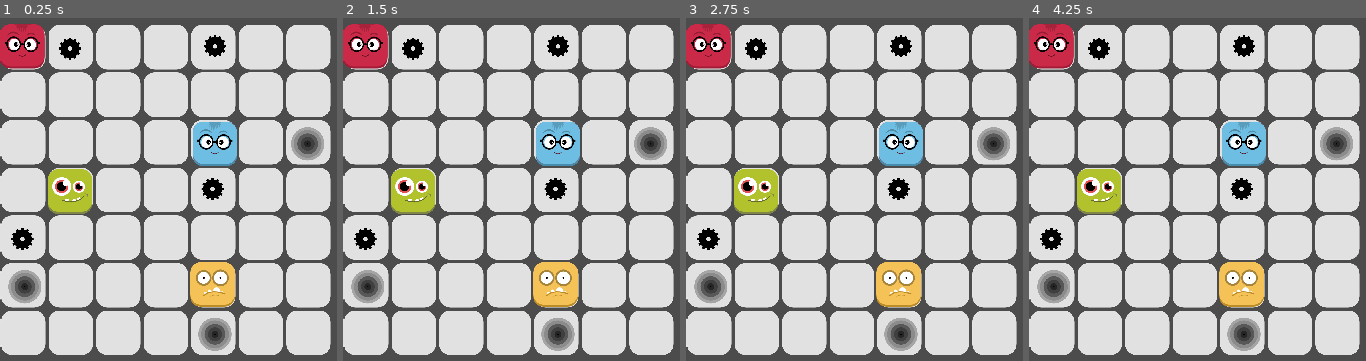
Above: before the commit, frames 1-4 (left to right).
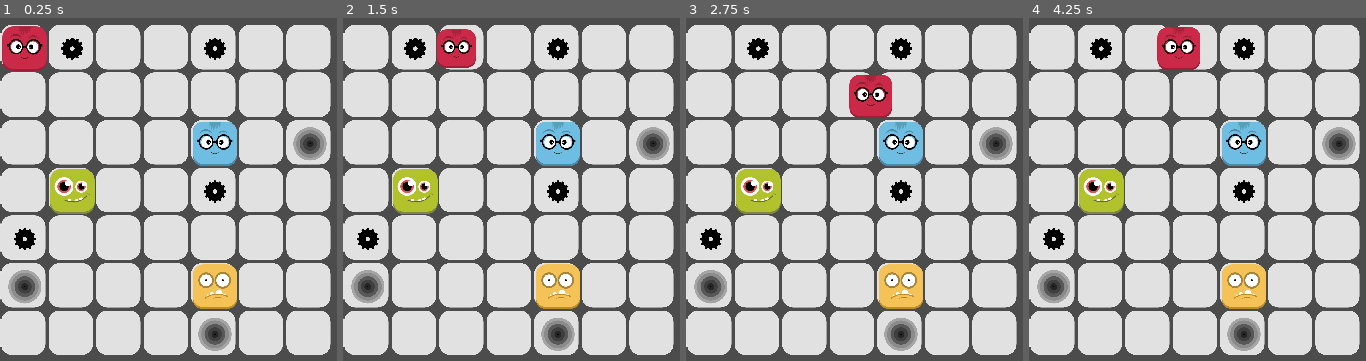
Above: after the commit, the same moments.

Repository: naatiq/ColorSplash
Game: Godot game, scene res://03 Levels/Demo.tscn
Two runs of this game, one before a commit and one after it. Both use one fixed random seed, a clock stepped at 60 frames per second and the inputs below.
Inputs:
- Up to frame 1 (0.25 s): no input
- Up to frame 2 (1.5 s): tap Enter at 0.5 s; hold D (right) 0.53-1.28 s; hold S (down) from 1.28 s (still down)
- Up to frame 3 (2.75 s): release S (down) at 2.03 s; hold D (right) from 2.03 s (still down)
- Up to frame 4 (4.25 s): release D (right) at 2.78 s; hold W (up) 2.78-3.53 s; hold A (left) from 3.53 s (still down)

The runs differ from the first frame. In frame 1, 3.1% of the frame differs, in the area x 0-98%, y 1-85%; in frame 2, 5.2%; in frame 3, 5.4%; in frame 4, 5.4%.

Commit message:
Setup basic Player movement

Diff:
--- /dev/null
+++ b/01 Characters/Player.gd
@@ -0,0 +1,69 @@
+extends Area2D
+
+#On Ready Var
+#Get the parent Grid
+onready var Grid = get_parent()
+
+func _ready():
+	pass
+
+func _process(delta):
+	var input_direction = get_input_direction()
+	if not input_direction:
+		return
+	update_look_direction(input_direction)
+
+	var target_position = Grid.request_move(self, input_direction)
+
+	if target_position:
+		move_to(target_position)
+	else:
+		bump()
+
+
+#used to get the direction of input based on player key press
+func get_input_direction():
+	if(Input.is_action_pressed('right')):
+		return Vector2(1.0,0)
+
+	if(Input.is_action_pressed('left')):
+		return Vector2(-1.0,0)
+
+	if(Input.is_action_pressed('up')):
+		return Vector2 (0,-1.0)
+
+	if(Input.is_action_pressed('down')):
+		return Vector2(0, 1.0)
+
+#used to update the direction of player based on movement direction
+func update_look_direction(direction):
+	## $Sprite.rotation =  direction.angle() + deg2rad(90)
+	pass
+
+func move_to(target_position):
+	set_process(false)
+	$AnimationPlayer.play("walk")
+
+	# Move the node to the target cell instantly,
+	# and animate the sprite moving from the start to the target cell
+	var move_direction = (target_position - position).normalized()
+
+	$Tween.interpolate_property(
+		self,"position",
+		position,target_position,
+		$AnimationPlayer.current_animation_length,
+		Tween.TRANS_LINEAR, Tween.EASE_IN)
+
+	$Tween.start()
+
+	# Stop the function execution until the animation finished
+	yield($AnimationPlayer, "animation_finished")
+
+	set_process(true)
+
+
+func bump():
+	set_process(false)
+	$AnimationPlayer.play("bump")
+	yield($AnimationPlayer, "animation_finished")
+	set_process(true)
--- a/01 Characters/Player.tscn
+++ b/01 Characters/Player.tscn
@@ -1,16 +1,54 @@
-[gd_scene load_steps=3 format=2]
+[gd_scene load_steps=6 format=2]
 
 [ext_resource path="res://04 Sprites/150x150/Player-Idle.png" type="Texture" id=1]
+[ext_resource path="res://01 Characters/Player.gd" type="Script" id=2]
+
+[sub_resource type="Animation" id=2]
+resource_name = "bump"
+length = 0.5
+tracks/0/type = "value"
+tracks/0/path = NodePath("Sprite:scale")
+tracks/0/interp = 1
+tracks/0/loop_wrap = true
+tracks/0/imported = false
+tracks/0/enabled = true
+tracks/0/keys = {
+"times": PoolRealArray( 0, 0.5 ),
+"transitions": PoolRealArray( 1, 1 ),
+"update": 0,
+"values": [ Vector2( 1, 1 ), Vector2( 1, 1 ) ]
+}
+
+[sub_resource type="Animation" id=3]
+resource_name = "walk"
+length = 0.5
+tracks/0/type = "value"
+tracks/0/path = NodePath("Sprite:scale")
+tracks/0/interp = 1
+tracks/0/loop_wrap = true
+tracks/0/imported = false
+tracks/0/enabled = true
+tracks/0/keys = {
+"times": PoolRealArray( 0, 0.1, 0.2, 0.4, 0.5 ),
+"transitions": PoolRealArray( 1, 1, 1, 1, 1 ),
+"update": 0,
+"values": [ Vector2( 1, 1 ), Vector2( 0.8, 0.8 ), Vector2( 1, 1 ), Vector2( 0.8, 0.8 ), Vector2( 1, 1 ) ]
+}
 
 [sub_resource type="RectangleShape2D" id=1]
 extents = Vector2( 54.5051, 50.4949 )
 
 [node name="Player" type="Area2D"]
+script = ExtResource( 2 )
 
 [node name="Sprite" type="Sprite" parent="."]
 texture = ExtResource( 1 )
 
 [node name="AnimationPlayer" type="AnimationPlayer" parent="."]
+anims/bump = SubResource( 2 )
+anims/walk = SubResource( 3 )
 
 [node name="CollisionShape2D" type="CollisionShape2D" parent="."]
 shape = SubResource( 1 )
+
+[node name="Tween" type="Tween" parent="."]
--- a/03 Levels/Demo.tscn
+++ b/03 Levels/Demo.tscn
@@ -11,6 +11,7 @@
 [node name="Demo" type="Node2D"]
 
 [node name="TileMap" parent="." instance=ExtResource( 1 )]
+cell_tile_origin = 0
 tile_data = PoolIntArray( 196608, 0, 0, 196609, 0, 0, 196610, 0, 0, 196611, 0, 0, 196612, 0, 0, 196613, 0, 0, 196614, 0 …(593 unchanged characters)…
 
 [node name="Player" parent="TileMap" instance=ExtResource( 2 )]
--- /dev/null
+++ b/05 Tile Maps/TileMap.gd
@@ -0,0 +1,30 @@
+extends TileMap
+
+
+func _ready():
+	print(cell_size)
+	for child in get_children():
+		#Center each child to the centre of the tile.
+		child.position = map_to_world(world_to_map(child.position))
+		print(str(child.position) + "  " + child.name)
+		child.position += Vector2(cell_size.x/2, cell_size.y/2)
+		print(str(child.position) + "  " + child.name)
+
+func get_cell_pawn(coordinates):
+	for node in get_children():
+		if world_to_map(node.position) == coordinates:
+			return(node)
+
+func request_move(pawn, direction):
+	var cell_start = world_to_map(pawn.position)
+	var cell_target = cell_start + direction
+	print(cell_start)
+	print(cell_target)
+	print(get_cellv(cell_target))
+	return update_pawn_position(pawn, cell_start, cell_target)
+#
+
+func update_pawn_position(pawn, cell_start, cell_target):
+	if get_cellv(cell_target) == -1:
+		return
+	return map_to_world(cell_target) + Vector2(cell_size.x/2, cell_size.y/2)
--- a/05 Tile Maps/TileMap.tscn
+++ b/05 Tile Maps/TileMap.tscn
@@ -1,6 +1,7 @@
-[gd_scene load_steps=2 format=2]
+[gd_scene load_steps=3 format=2]
 
 [ext_resource path="res://05 Tile Maps/tileset.tres" type="TileSet" id=1]
+[ext_resource path="res://05 Tile Maps/TileMap.gd" type="Script" id=2]
 
 [node name="TileMap" type="TileMap"]
 tile_set = ExtResource( 1 )
@@ -8,3 +9,4 @@
 cell_tile_origin = 1
 format = 1
 tile_data = PoolIntArray( 196608, 0, 0, 196609, 0, 0, 196610, 0, 0, 196611, 0, 0, 196612, 0, 0, 196613, 0, 0, 196614, 0 …(1083 unchanged characters)…
+script = ExtResource( 2 )
